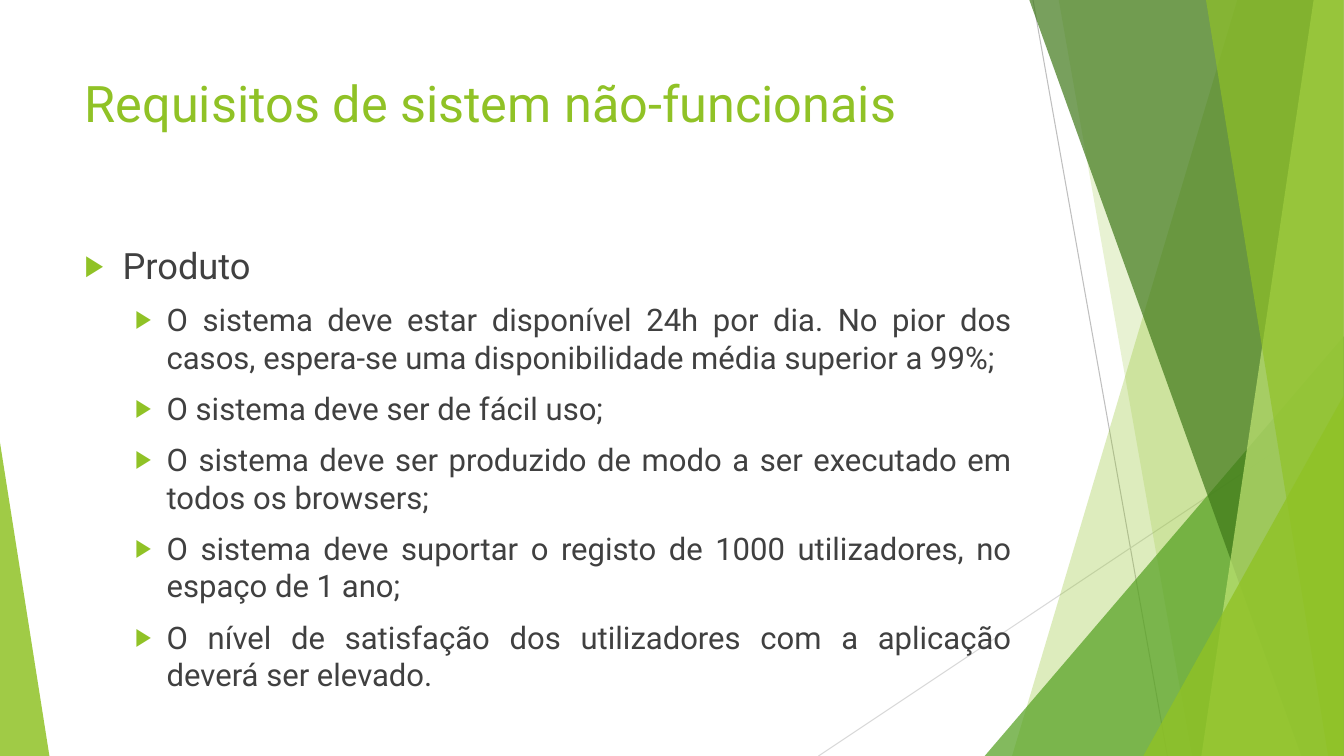
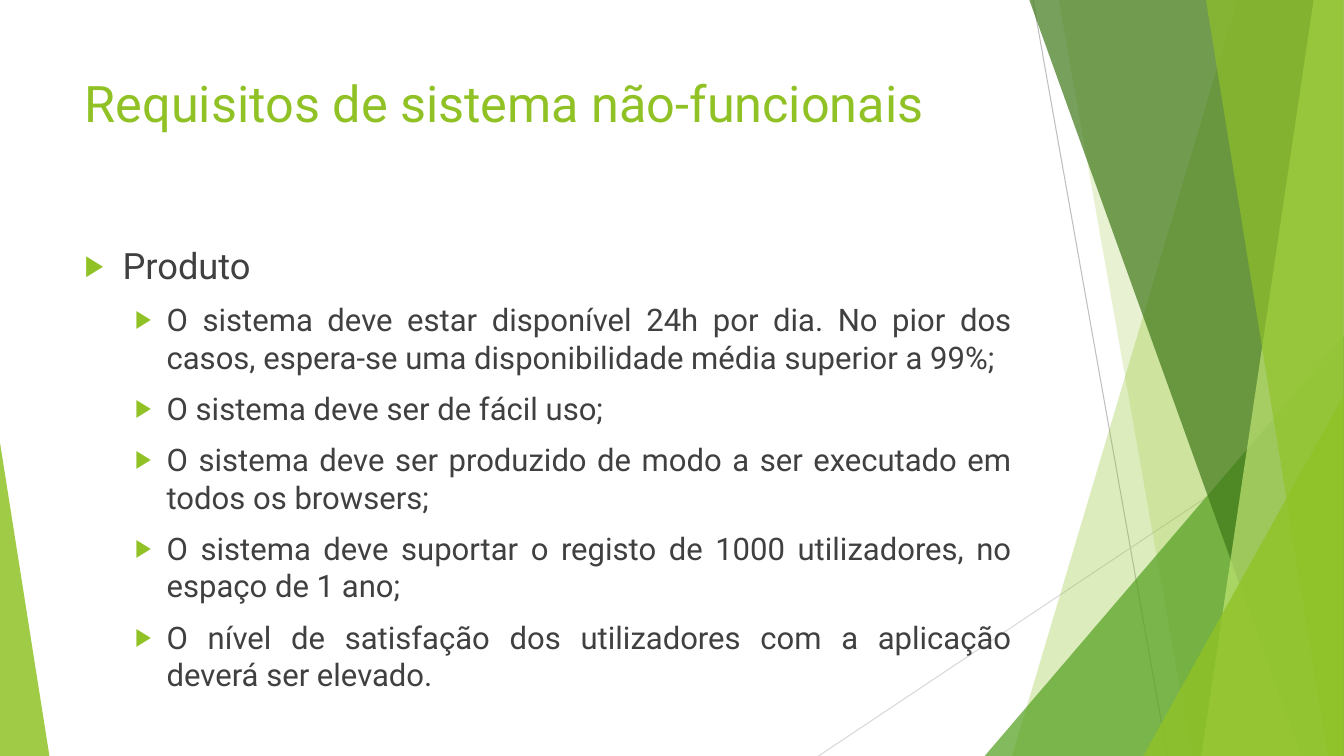
Before and after one commit to vitorjrc/babysitting-system, a slide deck: slide 31 of relatorio/Fase 2/LI4.pptx. Drawn at 1344x756 pixels with LibreOffice and Linux fonts; fonts in the diff are those of the drawing. Boxes give left, top, right and bottom in pixels: in the first picture for what was removed or moved away, otherwise in the second. Text is boxed around its words. In the diff, an @@ line names an element or a change of style, - is before the commit and + after.

Commit message:
Fixing bad spelling

```diff
--- a/relatorio/Fase 2/LI4.pptx
+++ b/relatorio/Fase 2/LI4.pptx
@@ title at [85,83,924,133]: text changed @@
-Requisitos de sistem não-funcionais
+Requisitos de sistema não-funcionais
```
Also in this commit, not shown: 3 other slides changed.
